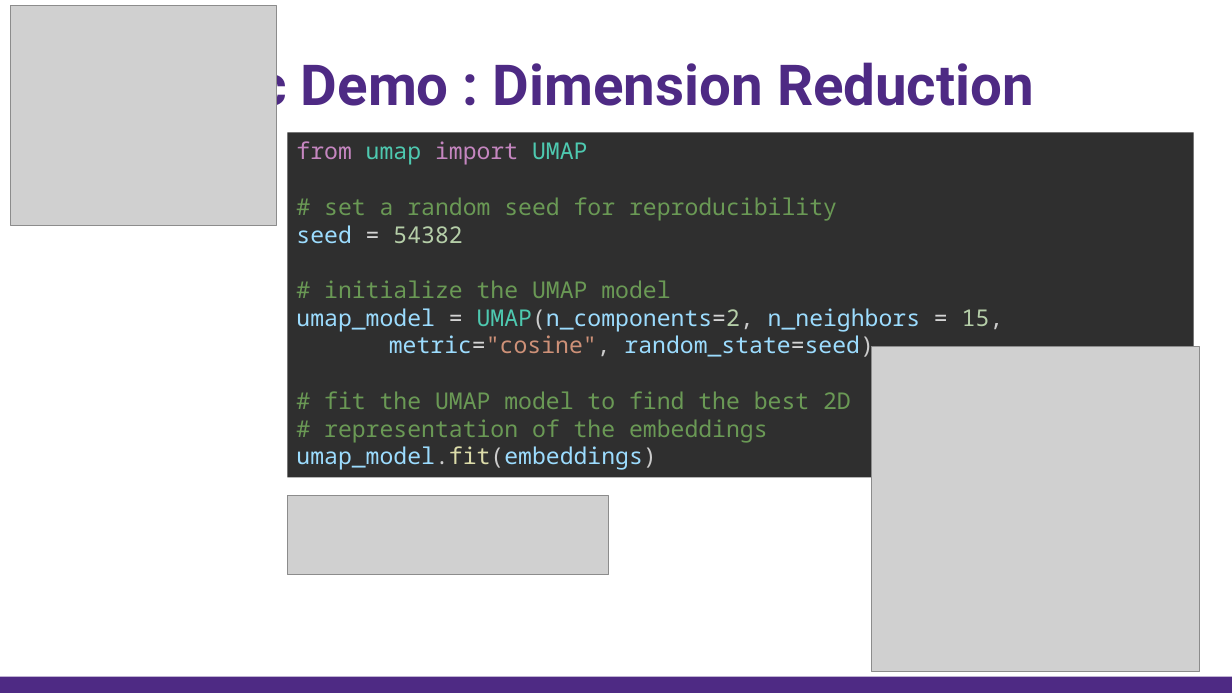
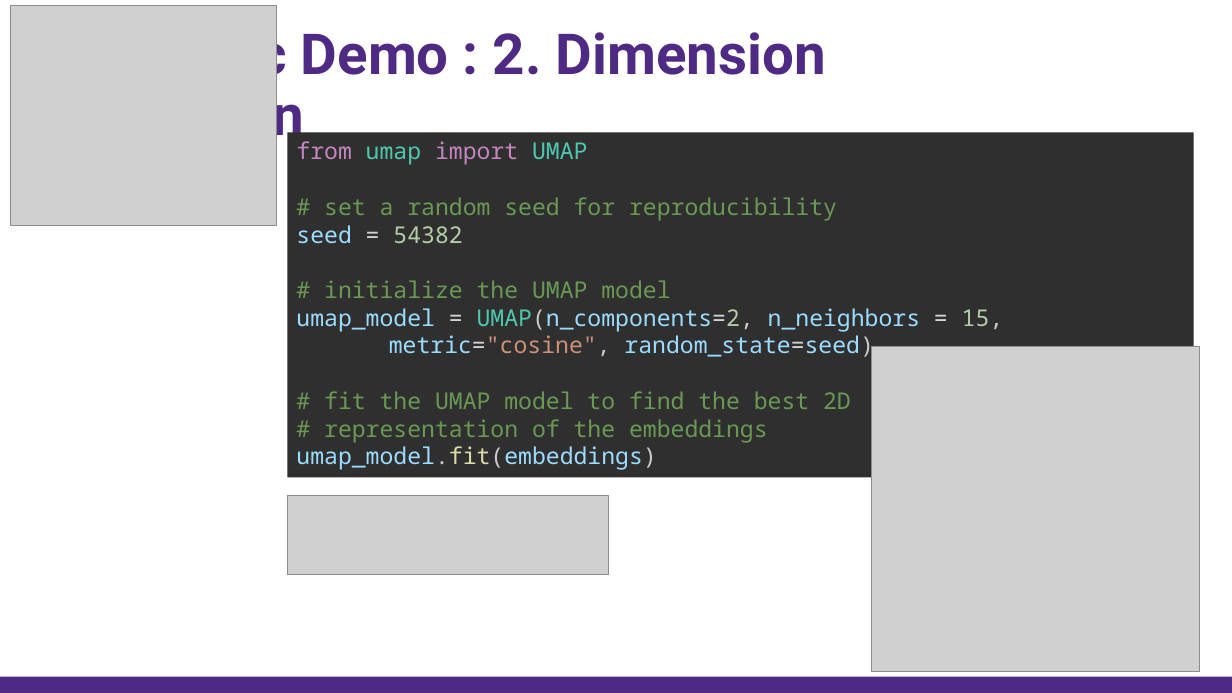
Before and after one commit to nuitrcs/AI_Week_Topic_Modeling, a slide deck: slide 23 of topic_modeling.pptx (slide 22 before the commit). Drawn at 1232x693 pixels with LibreOffice and Linux fonts; fonts in the diff are those of the drawing; grey boxes stand for pictures. Boxes give left, top, right and bottom in pixels: in the first picture for what was removed or moved away, otherwise in the second. Text is boxed around its words. In the diff, an @@ line names an element or a change of style, - is before the commit and + after.

```diff
--- a/topic_modeling.pptx
+++ b/topic_modeling.pptx
@@ text at (47,23,826,149): text changed @@
-BERTopic Demo : Dimension Reduction
+BERTopic Demo : 2. Dimension Reduction
```
Also in this commit, not shown: 5 other slides changed, 1 slide added, 7 other files.
